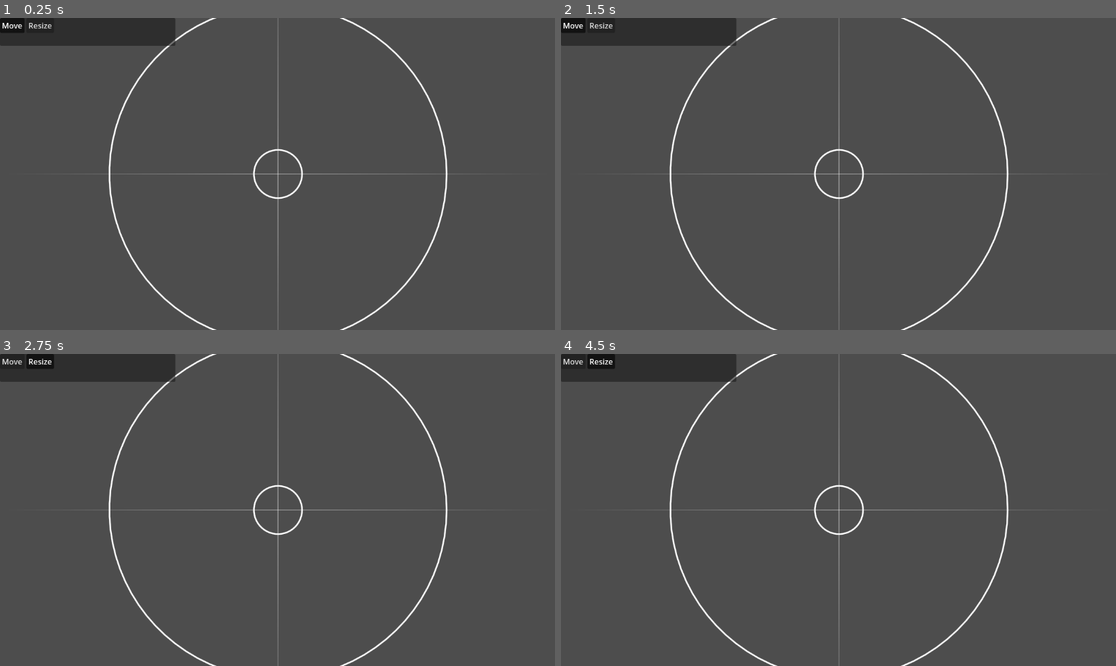
Above: before the commit, frames 1-4 (two rows, left to right).
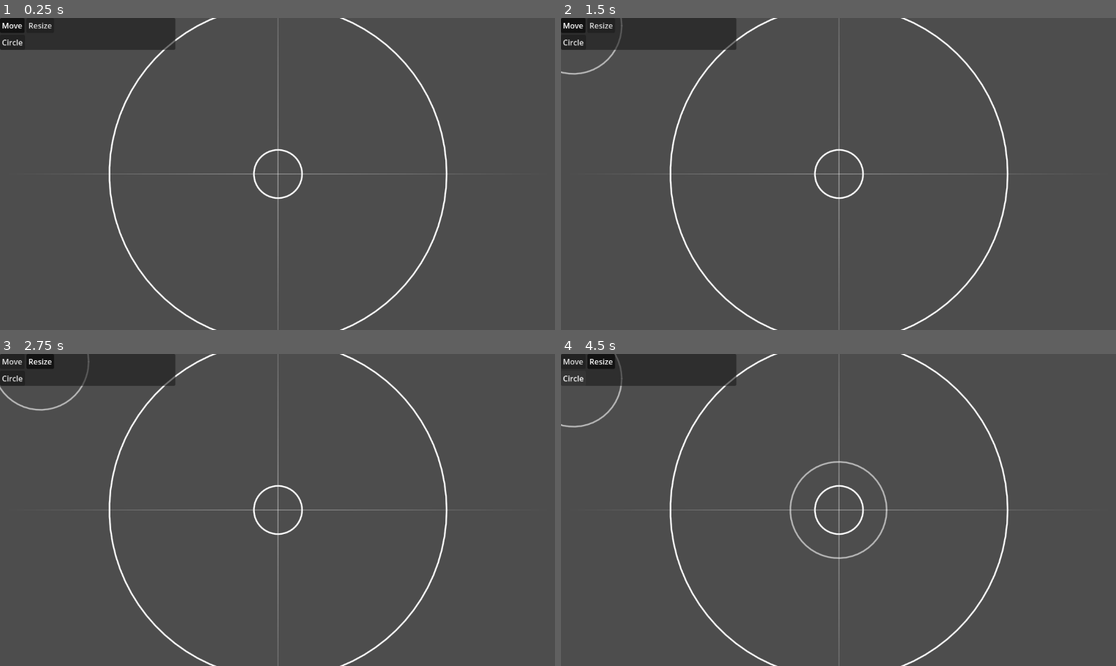
Above: after the commit, the same moments.

Repository: feyrkh/ritualist
Game: Godot game, scene res://ritual/RitualDesignUI.tscn
Two runs of this game, one before a commit and one after it. Both use one fixed random seed, a clock stepped at 60 frames per second and the inputs below.
Inputs (mouse positions are in pixels of both pictures, inside the frame that each line leads up to):
- Up to frame 1 (0.25 s): no input
- Up to frame 2 (1.5 s): click (572, 42) at 0.5 s, where only the run after the commit has a clickable "Circle"; click "Move" at 1.25 s
- Up to frame 3 (2.75 s): click "Resize" at 2 s
- Up to frame 4 (4.5 s): click "Move" at 2.75 s; click "Resize" at 3.5 s; click (572, 378) at 4.25 s, where only the run after the commit has a clickable "Circle"

The runs differ from the first frame. In frame 1, 0.5% of the frame differs, in the area x 0-32%, y 6-11%; in frame 2, 0.5%; in frame 3, 0.6%; in frame 4, 0.9%, in the area x 0-59%, y 0-66%.

Commit message:
Place/cancel placing circles

Diff:
--- a/project.godot
+++ b/project.godot
@@ -56,6 +56,16 @@
 "events": [Object(InputEventMouseButton,"resource_local_to_scene":false,"resource_name":"","device":-1,"window_id":0,"a …(253 unchanged characters)…
 ]
 }
+place_item={
+"deadzone": 0.5,
+"events": [Object(InputEventMouseButton,"resource_local_to_scene":false,"resource_name":"","device":-1,"window_id":0,"alt_pressed":false,"shift_pressed":false,"ctrl_pressed":false,"meta_pressed":false,"button_mask":0,"position":Vector2(0, 0),"global_position":Vector2(0, 0),"factor":1.0,"button_index":1,"canceled":false,"pressed":false,"double_click":false,"script":null)
+]
+}
+cancel_item={
+"deadzone": 0.5,
+"events": [Object(InputEventMouseButton,"resource_local_to_scene":false,"resource_name":"","device":-1,"window_id":0,"alt_pressed":false,"shift_pressed":false,"ctrl_pressed":false,"meta_pressed":false,"button_mask":0,"position":Vector2(0, 0),"global_position":Vector2(0, 0),"factor":1.0,"button_index":2,"canceled":false,"pressed":false,"double_click":false,"script":null)
+]
+}
 
 [rendering]
 
--- a/ritual/RitualDesignEvents.gd
+++ b/ritual/RitualDesignEvents.gd
@@ -10,6 +10,7 @@
 signal mouse_handle_unfreeze()
 signal item_menu_open(owningElement:RitualDesignElement)
 signal item_menu_close()
+signal create_ritual_element(element:RitualDesignElement)
 
 var mouseHandle:Node2D
 
--- a/ritual/RitualDesignUI.gd
+++ b/ritual/RitualDesignUI.gd
@@ -23,6 +23,9 @@
 			print("Cursor mode changed: ", val)
 			cursorMode = val
 @onready var dragModeButtons:Array[Button] = [find_child("MoveButton"), find_child("ResizeButton")]
+var placingItem:RitualDesignElement
+
+@onready var RitualElements:Node2D = find_child("RitualElements")
 
 # Called when the node enters the scene tree for the first time.
 func _ready():
@@ -36,6 +39,14 @@
 	RitualDesignEvents.mouse_handle_drag_stop.connect(_mouse_handle_drag_stop)
 	RitualDesignEvents.mouse_handle_dragged.connect(_mouse_handle_dragged)
 	RitualDesignEvents.mouse_handle_unfreeze.connect(_mouse_handle_unfreeze)
+	RitualDesignEvents.create_ritual_element.connect(_create_ritual_element)
+
+func _create_ritual_element(newElement:RitualDesignElement):
+	cursorMode = CursorMode.PLACING
+	placingItem = newElement
+	get_viewport().warp_mouse(get_viewport_rect().size/2)
+	placingItem.prepare_to_place()
+	RitualElements.add_child(placingItem)
 
 func _mouse_handle_unfreeze():
 	# clear the current clickable component and then check to see which one it should be again
@@ -75,28 +86,43 @@
 	currentInteractiveComponents.erase(component)
 
 func _process(delta):
-	_update_mouse_handle_visibility()
+	match cursorMode:
+		CursorMode.PLACING:
+			placingItem.global_position = get_global_mouse_position()
+			if Input.is_action_pressed("drag_item_snap"):
+				placingItem.global_position = placingItem.global_position.snapped(RitualDesignElement.DRAG_SNAP)
+		_:
+			_update_mouse_handle_visibility()
 
 func _unhandled_key_input(event:InputEvent):
 	if event.is_action_pressed("toggle_drag_mode"):
 		_toggle_drag_mode()
 
-
 func _unhandled_input(event:InputEvent):
 	if cursorMode == CursorMode.DRAGGING:
 		mouseHandle.global_position = get_global_mouse_position()
 	if event is InputEventMouseButton:
-		_check_drag_start_or_stop(event)
-		_check_select_design_element(event)
+		match cursorMode:
+			CursorMode.PLACING:
+				_check_placing_input(event)
+			CursorMode.CONNECTING:
+				_check_connecting_input(event)
+			CursorMode.NORMAL, CursorMode.DRAGGING:
+				_check_drag_start_or_stop(event)
 	elif cursorMode == CursorMode.DRAGGING and event is InputEventMouseMotion:
 		RitualDesignEvents.mouse_handle_dragged.emit(mouseHandle.mousePosDragStart, mouseHandle.global_position, mouseHandle.currentHandleOwner)
 
-func _check_select_design_element(event:InputEventMouseButton):
-	if event.is_action_pressed("select_item"):
-		if mouseHandle.frozen:
-			RitualDesignEvents.mouse_handle_unfreeze.emit()
-			return
-		RitualDesignEvents.mouse_handle_freeze.emit()
+func _check_placing_input(event:InputEventMouseButton):
+	if event.is_action_pressed("place_item"):
+		placingItem.complete_place()
+		placingItem = null
+		cursorMode = CursorMode.NORMAL
+	elif event.is_action_pressed("cancel_item"):
+		placingItem.queue_free()
+		cursorMode = CursorMode.NORMAL
+
+func _check_connecting_input(event:InputEventMouseButton):
+	pass
 
 func _check_drag_start_or_stop(event:InputEventMouseButton):
 	if event.is_action("drag_item"):
--- a/ritual/RitualDesignUI.tscn
+++ b/ritual/RitualDesignUI.tscn
@@ -1,8 +1,9 @@
-[gd_scene load_steps=6 format=3 uid="uid://cgxtghw0w5wif"]
+[gd_scene load_steps=7 format=3 uid="uid://cgxtghw0w5wif"]
 
 [ext_resource type="Script" path="res://ritual/RitualDesignUI.gd" id="1_ty8pw"]
 [ext_resource type="Script" path="res://ZoomingCamera.gd" id="2_7l8yx"]
 [ext_resource type="PackedScene" uid="uid://bkuavt54r1gsw" path="res://ritual/physical/RitualCircle.tscn" id="3_j43sm"]
+[ext_resource type="Script" path="res://ritual/commands/NewCircleButton.gd" id="3_n0es5"]
 
 [sub_resource type="ButtonGroup" id="ButtonGroup_k6nkt"]
 
@@ -46,6 +47,12 @@
 [node name="RitualElementItemMenu" type="HBoxContainer" parent="UIOverlay/PanelContainer/VBoxContainer"]
 layout_mode = 2
 
+[node name="NewCircleButton" type="Button" parent="UIOverlay/PanelContainer/VBoxContainer/RitualElementItemMenu"]
+layout_mode = 2
+focus_mode = 0
+text = "Circle"
+script = ExtResource("3_n0es5")
+
 [node name="OriginLines" type="Node2D" parent="."]
 
 [node name="Line2D" type="Line2D" parent="OriginLines"]
@@ -71,10 +78,12 @@
 width = 2.0
 gradient = SubResource("Gradient_3qg3a")
 
-[node name="RitualCircle" parent="." instance=ExtResource("3_j43sm")]
+[node name="RitualElements" type="Node2D" parent="."]
+
+[node name="RitualCircle" parent="RitualElements" instance=ExtResource("3_j43sm")]
 radius = 50.0
 
-[node name="RitualCircle2" parent="." instance=ExtResource("3_j43sm")]
+[node name="RitualCircle2" parent="RitualElements" instance=ExtResource("3_j43sm")]
 radius = 350.0
 
 [connection signal="toggled" from="UIOverlay/PanelContainer/VBoxContainer/DragModeContainer/MoveButton" to="." method="_on_move_button_toggled"]
--- a/ritual/abstract/RitualDesignElement.gd
+++ b/ritual/abstract/RitualDesignElement.gd
@@ -29,3 +29,11 @@
 	global_position = drag_start_pos + (global_end_pos - global_start_pos)
 	if Input.is_action_pressed("drag_item_snap"):
 		global_position = global_position.snapped(DRAG_SNAP)
+
+func prepare_to_place():
+	modulate.a = 0.6
+	process_mode = ProcessMode.PROCESS_MODE_DISABLED
+
+func complete_place():
+	modulate.a = 1
+	process_mode = ProcessMode.PROCESS_MODE_INHERIT
--- a/ritual/commands/CreateDownstreamCircle.gd
+++ /dev/null
@@ -1,6 +0,0 @@
-extends Button
-class_name CreateDownstreamCircle
-
-# Called when the node enters the scene tree for the first time.
-func _ready():
-	text = "Downstream Circle"
--- a/ritual/commands/CreateUpstreamCircle.gd
+++ /dev/null
@@ -1,7 +0,0 @@
-extends Button
-class_name CreateUpstreamCircle
-
-
-# Called when the node enters the scene tree for the first time.
-func _ready():
-	text = "Upstream Circle"
--- /dev/null
+++ b/ritual/commands/NewCircleButton.gd
@@ -0,0 +1,9 @@
+extends Button
+
+
+func _ready():
+	pressed.connect(_create_new_circle)
+
+func _create_new_circle():
+	var new_element:RitualDesignElement = preload("res://ritual/physical/RitualCircle.tscn").instantiate()
+	RitualDesignEvents.create_ritual_element.emit(new_element)
